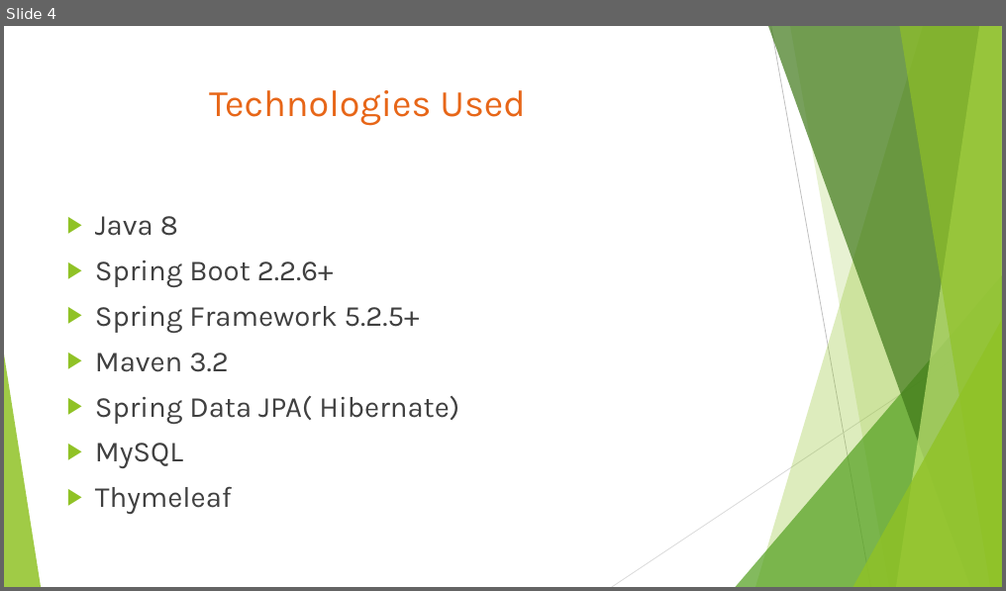
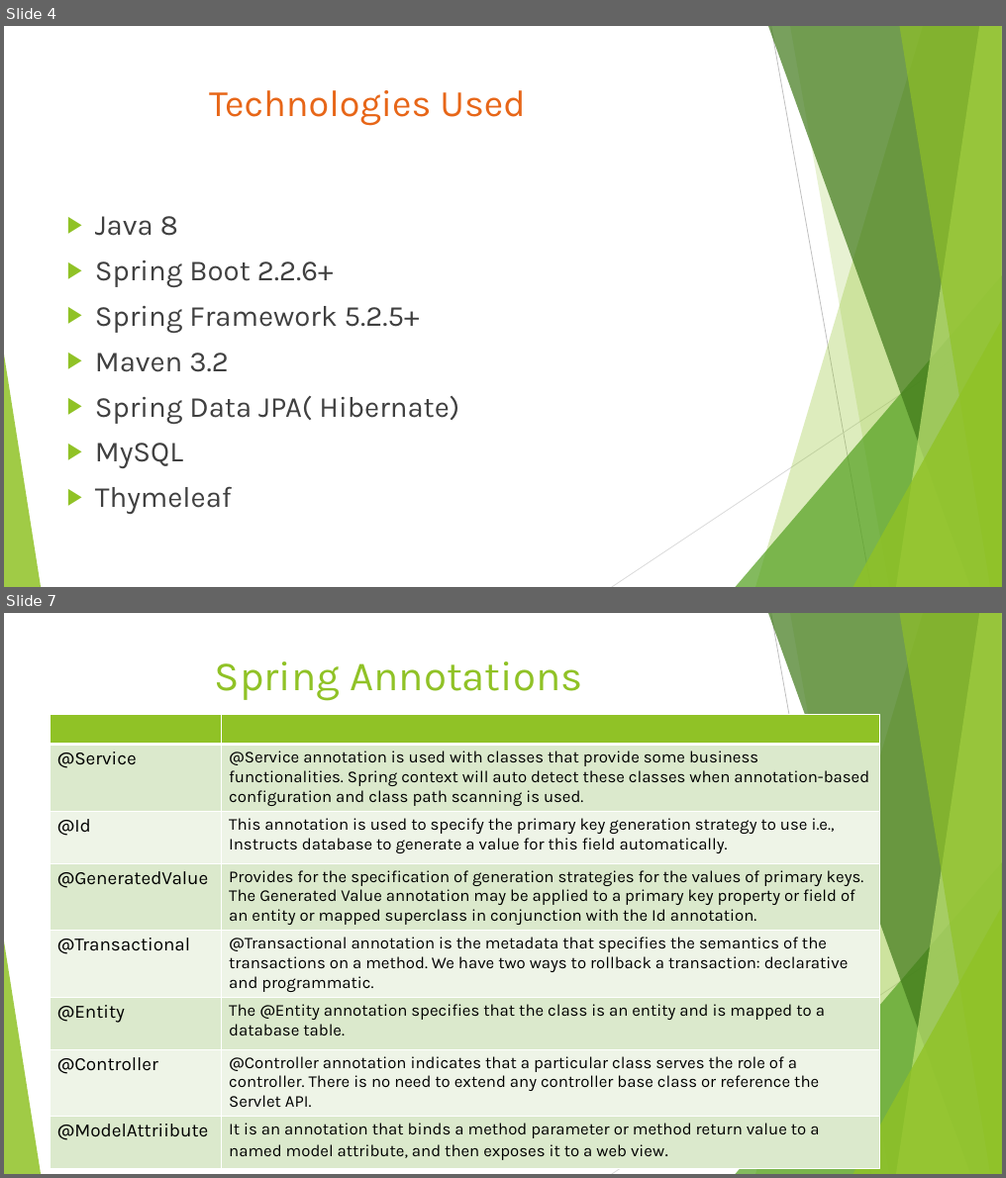
Before and after one commit to mohanabalaji/College_Management_System, a slide deck: PROJECT WORK PRESENTATION.pptx. Shown one above the other, each under a label of ours: slide 4 before the commit, slides 4 and 7 after it; the slides between them are not shown. The pictures are 1006x591 and 1006x1178 pixels, drawn with LibreOffice and Linux fonts; fonts in the diff are those of the drawing. Boxes give left, top, right and bottom in pixels: in the first picture for what was removed or moved away, otherwise in the second. Text is boxed around its words. In the diff, an @@ line names an element or a change of style, - is before the commit and + after.

```diff
--- a/PROJECT WORK PRESENTATION.pptx
+++ b/PROJECT WORK PRESENTATION.pptx
@@ slide 7 added at <box>4,613,1002,1174</box>, background #FFFFFF; not listed: 10 template elements that a slide beside it also shows @@
@@ title added at <box>215,662,582,701</box>, 40 pt, text #90C226 @@
+Spring Annotations
@@ table added at <box>50,715,880,1171</box>, 8 rows, 2 columns @@
+ | 
+@Service | @Service annotation is used with classes that provide some business functionalities. Spring context will auto detect these classes when annotation-based configuration and class path scanning is used.
+@Id | This annotation is used to specify the primary key generation strategy to use i.e., Instructs database to generate a value for this field automatically.
+@GeneratedValue | Provides for the specification of generation strategies for the values of primary keys. The Generated Value annotation may be applied to a primary key property or field of an entity or mapped superclass in conjunction with the Id annotation.
+@Transactional | @Transactional annotation is the metadata that specifies the semantics of the transactions on a method. We have two ways to rollback a transaction: declarative and programmatic.
+@Entity | The @Entity annotation specifies that the class is an entity and is mapped to a database table.
+@Controller | @Controller annotation indicates that a particular class serves the role of a controller. There is no need to extend any controller base class or reference the Servlet API.
+@ModelAttriibute | It is an annotation that binds a method parameter or method return value to a named model attribute, and then exposes it to a web view.
```
Also in this commit, not shown: 5 slides changed, 4 other slides added, 3 slides removed.
